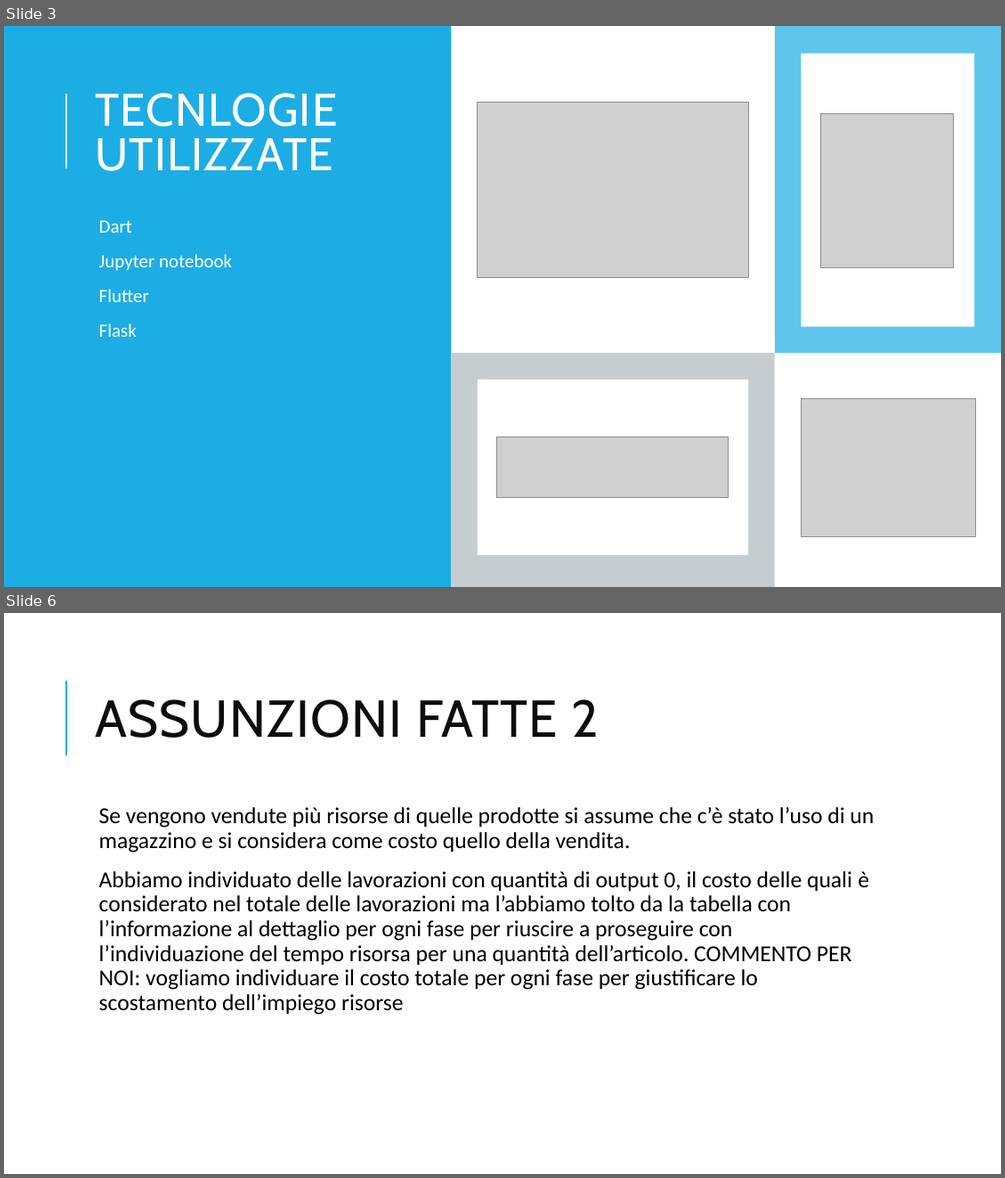
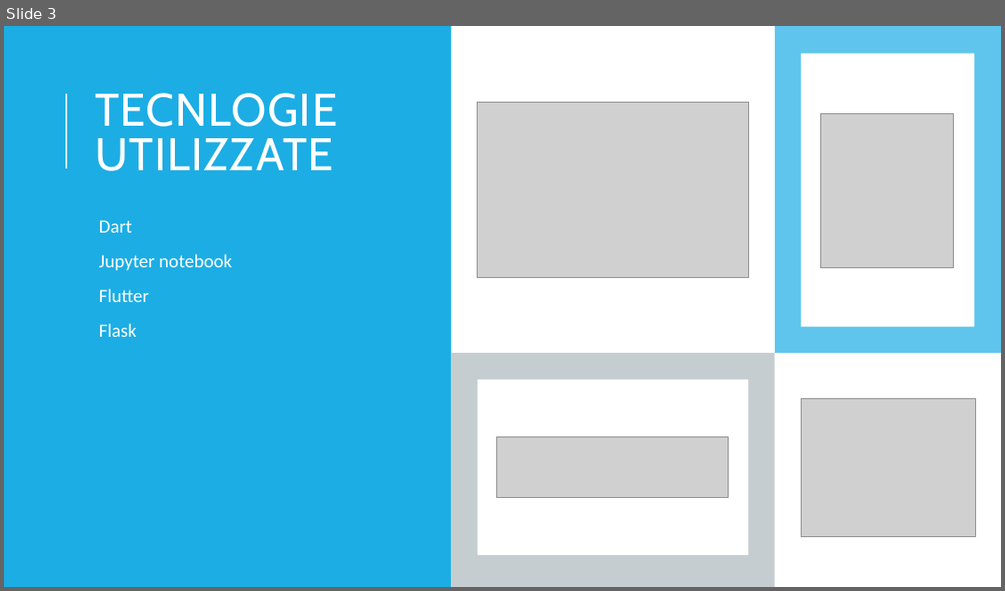
Before and after one commit to VinciGit00/SCGProject, a slide deck: Document/PresentazioneProgetto.pptx. Shown one above the other, each under a label of ours: slides 3 and 6 before the commit, slide 3 after it; the slides between them are not shown. The pictures are 1005x1178 and 1005x591 pixels, drawn with LibreOffice and Linux fonts; fonts in the diff are those of the drawing; grey boxes stand for pictures. Boxes give left, top, right and bottom in pixels: in the first picture for what was removed or moved away, otherwise in the second. Text is boxed around its words. In the diff, an @@ line names an element or a change of style, - is before the commit and + after.

```diff
--- a/Document/PresentazioneProgetto.pptx
+++ b/Document/PresentazioneProgetto.pptx
@@ slide 6 removed at (4,613,1001,1174), background #FFFFFF @@
@@ line removed from (66, 755) to (66, 681) @@
@@ title removed at (95,699,599,738) @@
-ASSUNZIONI FATTE 2
@@ text removed at (99,807,874,1014) @@
-  Se vengono vendute più risorse di quelle prodotte si assume che c’è stato l’uso di un magazzino e si considera come costo quello della vendita.
-  Abbiamo individuato delle lavorazioni con quantità di output 0, il costo delle quali è considerato nel totale delle lavorazioni ma l’abbiamo tolto da la tabella con l’informazione al dettaglio per ogni fase per riuscire a proseguire con l’individuazione del tempo risorsa per una quantità dell’articolo. COMMENTO PER NOI: vogliamo individuare il costo totale per ogni fase per giustificare lo scostamento dell’impiego risorse
```
Also in this commit, not shown: 6 slides changed, 5 slides added, 3 other slides removed, 7 other files.
